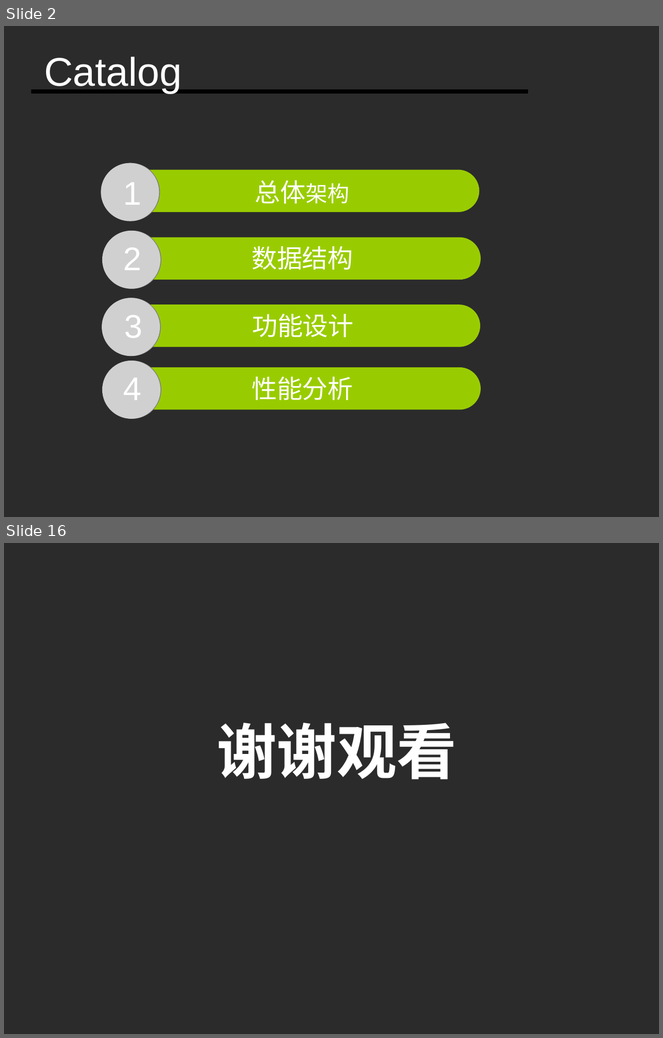
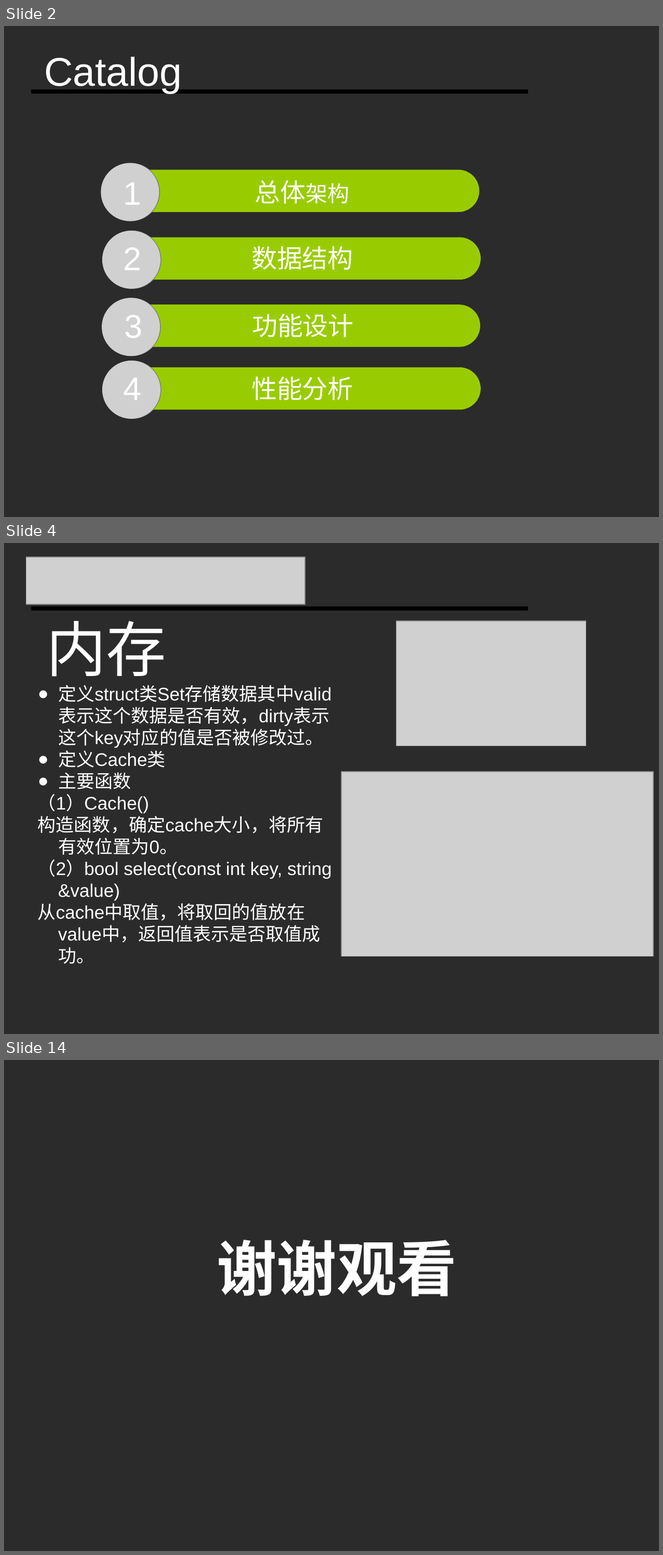
Before and after one commit to Ivanyinfan/Database-2017.7.22, a slide deck: Document/模拟数据库.ppt. Shown one above the other, each under a label of ours: slides 2 and 16 before the commit, slides 2, 4 and 14 after it; the slides between them are not shown. The pictures are 663x1038 and 663x1555 pixels, drawn with LibreOffice and Linux fonts; fonts in the diff are those of the drawing; grey boxes stand for pictures; background and template pictures are left out; a plain dark background stands for a picture behind light text. Boxes give left, top, right and bottom in pixels: in the first picture for what was removed or moved away, otherwise in the second. Text is boxed around its words. In the diff, an @@ line names an element or a change of style, - is before the commit and + after.

```diff
--- a/Document/模拟数据库.ppt
+++ b/Document/模拟数据库.ppt
@@ slide 4 added at (x1=4, y1=543, x2=659, y2=1034), background picture (left out) @@
@@ picture added at (x1=26, y1=558, x2=306, y2=604) @@
@@ line added from (32, 609) to (528, 609), #000000 4.51 pt @@
@@ text added at (x1=46, y1=621, x2=166, y2=687), 66 pt, text #FFFFFF @@
+内存
@@ picture added at (x1=397, y1=621, x2=586, y2=746) @@
@@ text added at (x1=38, y1=685, x2=332, y2=964), 20 pt, text #FFFFFF @@
+● 定义struct类Set存储数据其中valid表示这个数据是否有效，dirty表示这个key对应的值是否被修改过。
+● 定义Cache类
+● 主要函数
+（1）Cache()
+构造函数，确定cache大小，将所有有效位置为0。
+（2）bool select(const int key, string &value)
+从cache中取值，将取回的值放在value中，返回值表示是否取值成功。
@@ picture added at (x1=341, y1=772, x2=653, y2=956) @@
@@ what was slide 16 is now slide 14 @@
```
Also in this commit, not shown: 5 slides changed, 5 other slides added, 8 slides removed, 2 other files.
